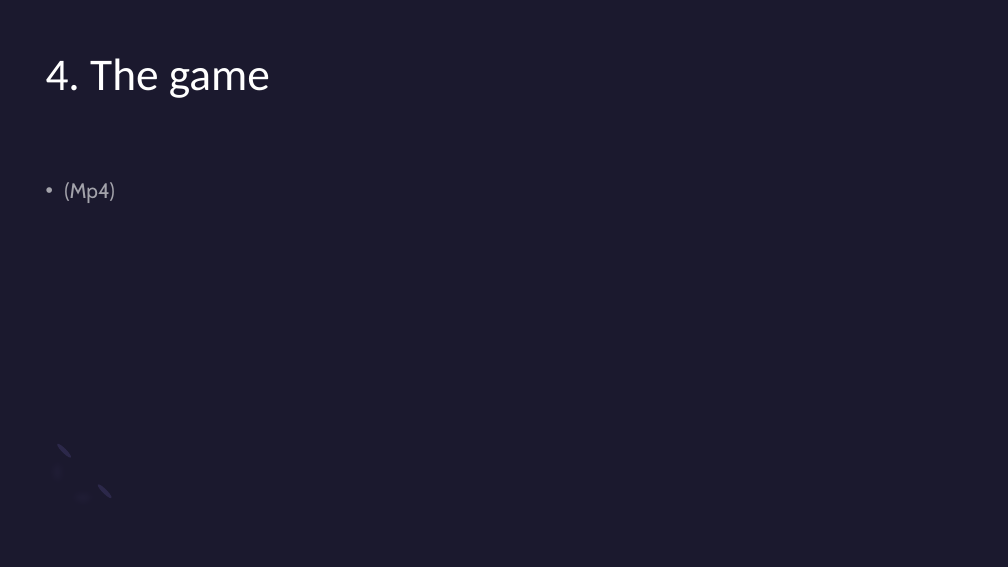
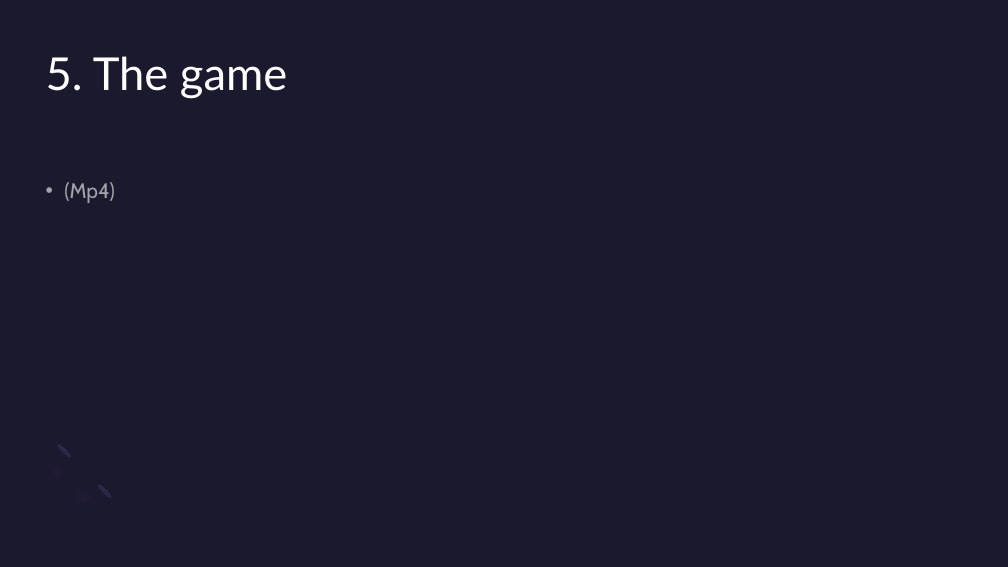
Before and after one commit to TygoB-B5/GTRacing_Pro, a slide deck: slide 7 of Presentatie GTRacingPro.pptx (slide 6 before the commit). Drawn at 1008x567 pixels with LibreOffice and Linux fonts; fonts in the diff are those of the drawing. Boxes give left, top, right and bottom in pixels: in the first picture for what was removed or moved away, otherwise in the second. Text is boxed around its words. In the diff, an @@ line names an element or a change of style, - is before the commit and + after.

```diff
--- a/Presentatie GTRacingPro.pptx
+++ b/Presentatie GTRacingPro.pptx
@@ title at (46, 56, 287, 99): text changed; font Calibri to Lato @@
-4. The game
+5. The game
```
Also in this commit, not shown: 4 other slides changed, 1 slide added, 32 other files.
